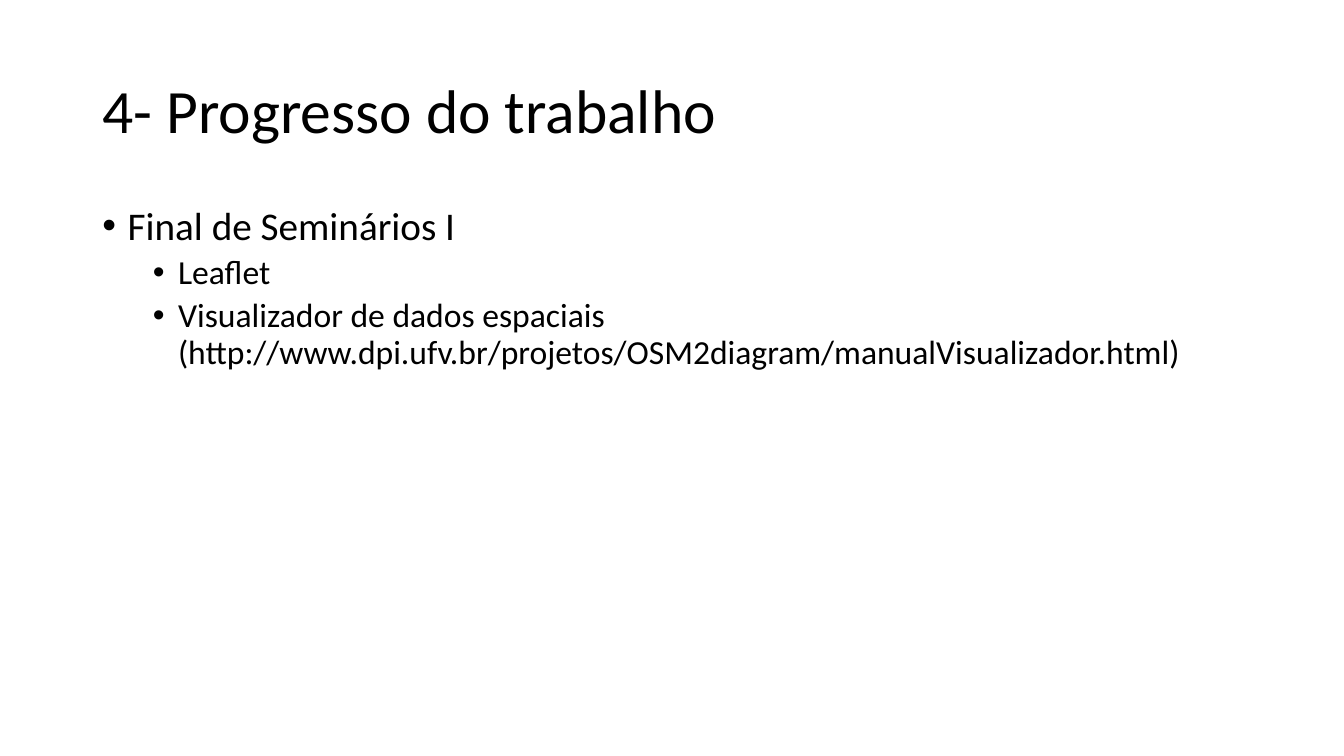
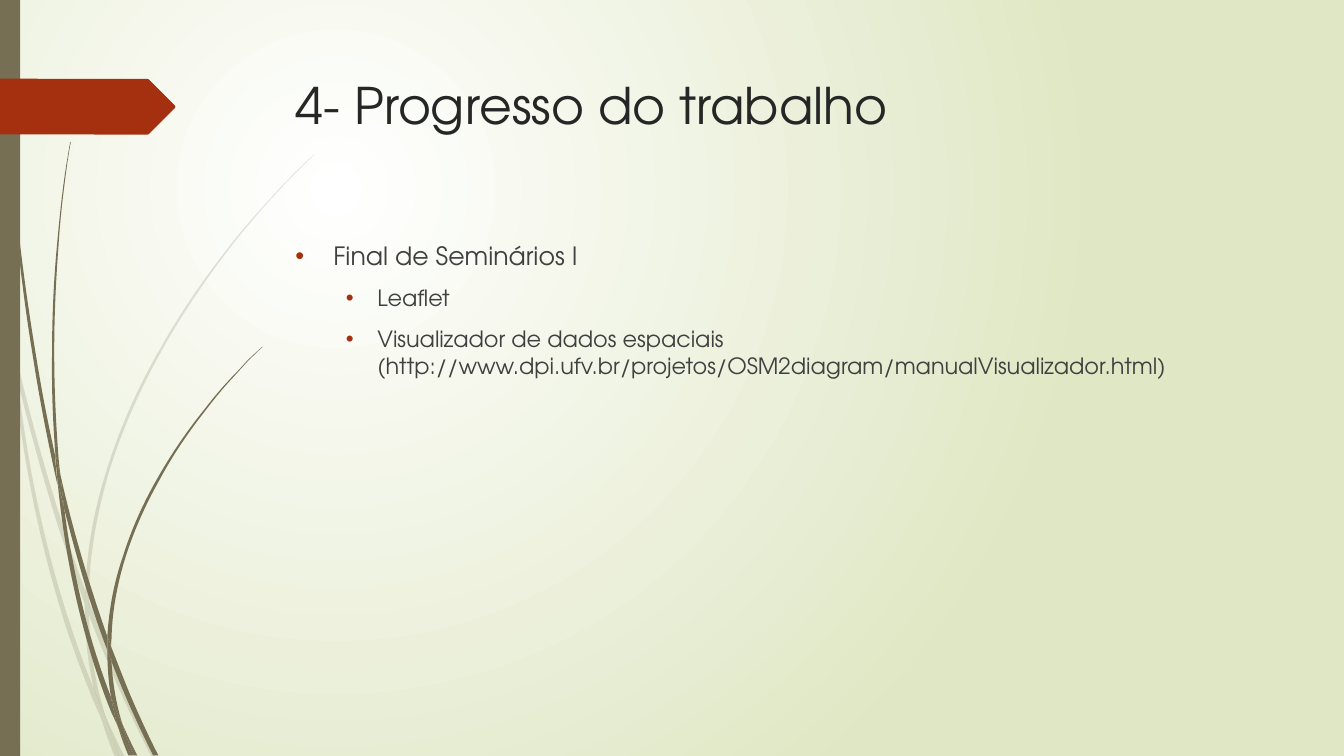
Before and after one commit to TavaresCarlos/TCC, a slide deck: slide 10 of apresentação-do-sistema/apresentação-01.pptx. Drawn at 1344x756 pixels with LibreOffice and Linux fonts; fonts in the diff are those of the drawing. Boxes give left, top, right and bottom in pixels: in the first picture for what was removed or moved away, otherwise in the second. Text is boxed around its words. In the diff, an @@ line names an element or a change of style, - is before the commit and + after.

```diff
--- a/apresentação-do-sistema/apresentação-01.pptx
+++ b/apresentação-do-sistema/apresentação-01.pptx
@@ background #FFFFFF to gradient #FFFFFF to #DFE8C4 @@
@@ rectangle added at (x1=0, y1=0, x2=20, y2=756), fill #766F54 @@
@@ freeform shape added at (x1=0, y1=79, x2=175, y2=134), fill #A53010 @@
@@ title "4- Progresso do trabalho" moved from (x1=102, y1=90, x2=716, y2=144) to (x1=296, y1=86, x2=888, y2=135) @@
@@ title "4- Progresso do trabalho" at (x1=296, y1=86, x2=888, y2=135): size 44 to 36 pt, font Calibri to TeX Gyre Adventor, text colour #000000 to #262626; line spacing 0.9 to 1; vertical alignment middle to top @@
@@ text "Final de Seminários I" moved from (x1=128, y1=212, x2=1179, y2=370) to (x1=333, y1=246, x2=1165, y2=379) @@
@@ text "Final de Seminários I" at (x1=333, y1=246, x2=1165, y2=379): size 28 to 18 pt in "Final de Seminários I"; font Calibri to TeX Gyre Adventor, text colour #000000 to #404040; size 24 to 16 pt in "Leaflet", "Visualizador de dados espaciais (http://www.dpi.ufv.br/proje ..."; indent changed; line spacing 0.9 to 1; more space between paragraphs @@
@@ group added at (x1=0, y1=154, x2=315, y2=756): 10 freeform shapes @@
@@ group added at (x1=3, y1=0, x2=262, y2=756): 12 freeform shapes @@
```
Also in this commit, not shown: 11 other slides changed, 1 slide added, 1 slide removed, 3 other files.
